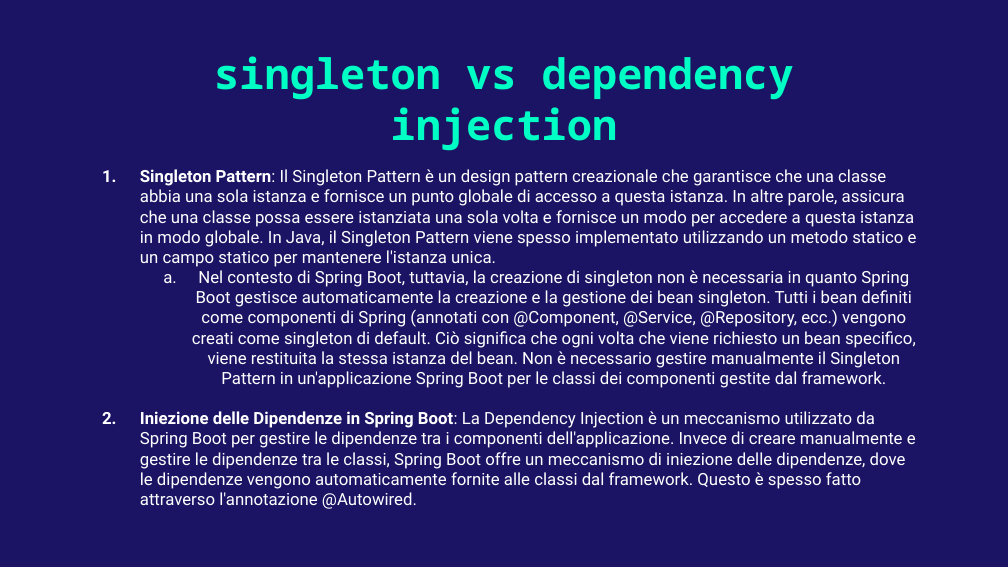
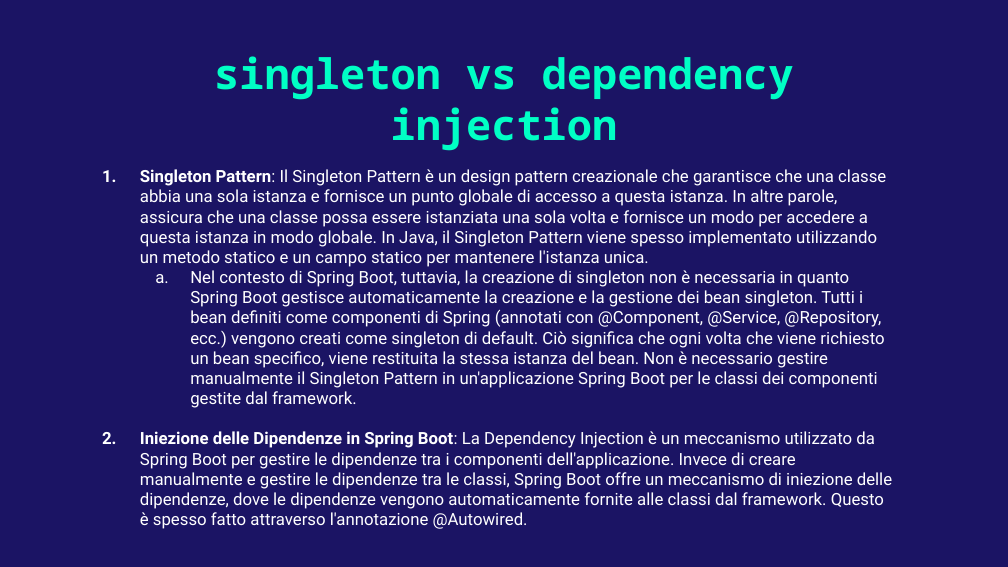
Before and after one commit to AlessandroS94/corso_21122022, a slide deck: slide 7 of Day 5/slide/Pattern Design.pptx (slide 5 before the commit). Drawn at 1008x567 pixels with LibreOffice and Linux fonts; fonts in the diff are those of the drawing. Boxes give left, top, right and bottom in pixels: in the first picture for what was removed or moved away, otherwise in the second. Text is boxed around its words. In the diff, an @@ line names an element or a change of style, - is before the commit and + after.

```diff
--- a/Day 5/slide/Pattern Design.pptx
+++ b/Day 5/slide/Pattern Design.pptx
@@ subtitle at (190,270,884,408): alignment centre to left @@
```
Also in this commit, not shown: 1 other slide changed, 3 slides added, 2 other files.
